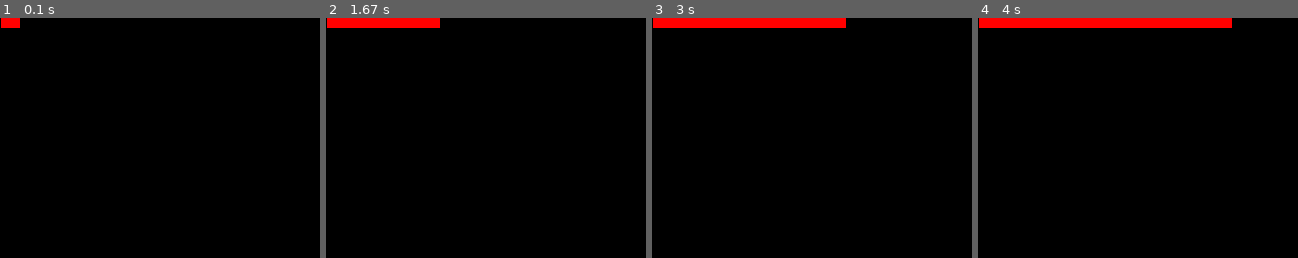
Above: before the commit, frames 1-4 (left to right).
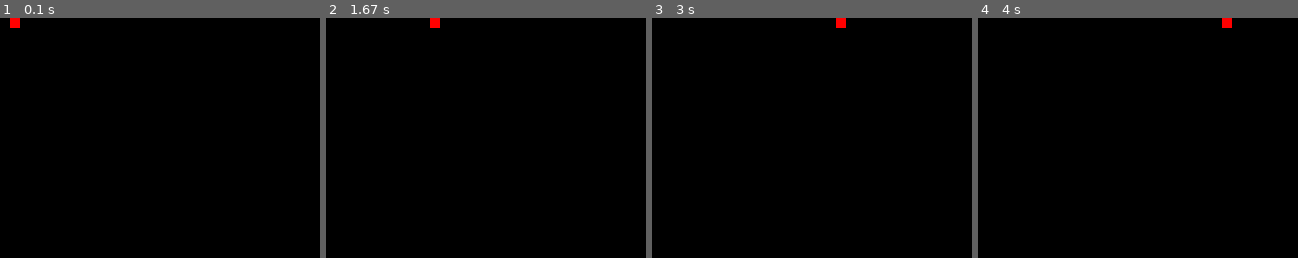
Above: after the commit, the same moments.

Repository: thkoch2001/pygame-jumping-ball
Game: pygame game, started from jumping_ball.py
The game is run twice, just before and just after one commit, with the same random seed, the same clock (stepped at 60 frames per second) and the same inputs.
Inputs:
- Up to frame 1 (0.1 s): no input
- Up to frame 2 (1.67 s): no input
- Up to frame 3 (3 s): no input
- Up to frame 4 (4 s): no input
The pictures show only the part of the screen within x 0-50%, y 0-50%; the shares and areas given below are measured in that part.

The runs differ from the first frame. In frame 1, 0.1% of the frame differs, in the area x 0-4%, y 0-5%; in frame 2, 1.3%; in frame 3, 2.4%; in frame 4, 3.2%, in the area x 0-77%, y 0-5%.

Commit message:
turn around at right border

Diff:
--- a/jumping_ball.py
+++ b/jumping_ball.py
@@ -1,26 +1,26 @@
 import pygame
-import sys # fuer sys.exit()
+import sys
 
 pygame.init()
 
 screen = pygame.display.set_mode( (640, 480) )
 
-# neu: surface = Oberflaeche, kann spaeter auch ein Bild sein
 surface = pygame.Surface( (10, 10) )
-surface.fill( pygame.Color("red") )
-
-# neu: Rechteck hat Position und Groesse
+surface.fill(pygame.Color("red"))
 rect = surface.get_rect()
 
+# neu
+x_direction = 1
+
 while True:
-  rect = rect.move( 1, 0 ) # neues, verschobenes Rechteck
+  # neu
+  if rect.right > 640:
+    x_direction = -1
 
-  # Zeichne Oberflaeche in Rechteck
-  screen.blit( surface, rect )
-
-  # aktualisiere Bildschirm
+  rect = rect.move(x_direction, 0)
+  screen.fill((0,0,0))
+  screen.blit(surface, rect)
   pygame.display.flip()
 
-  # neu: Auf Quit event des Fensters reagieren.
   for event in pygame.event.get():
     if event.type == pygame.QUIT: sys.exit()
